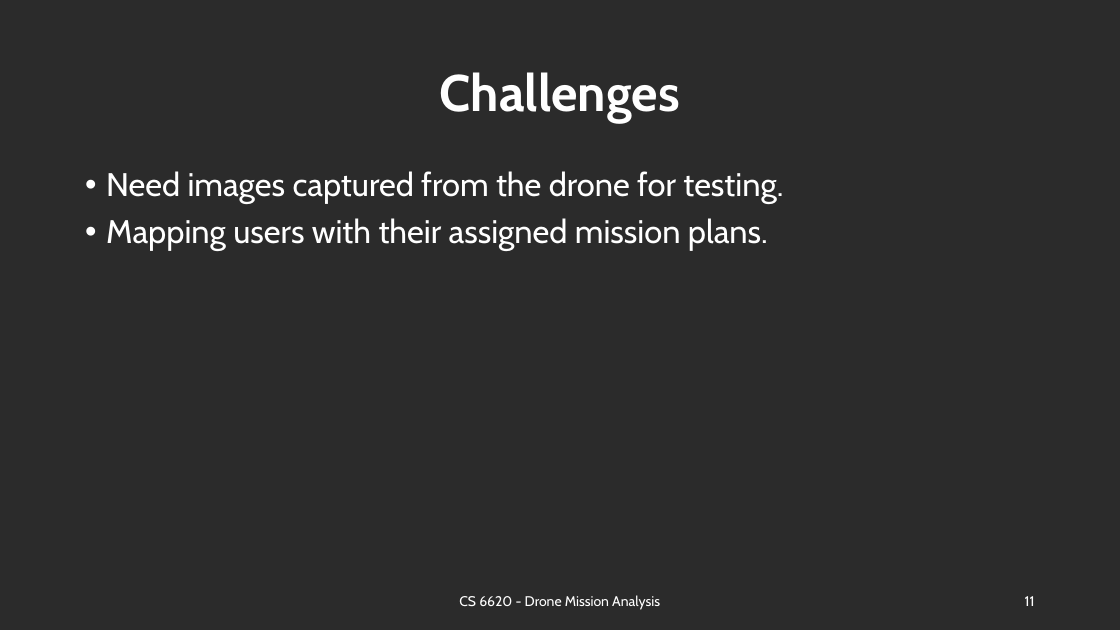
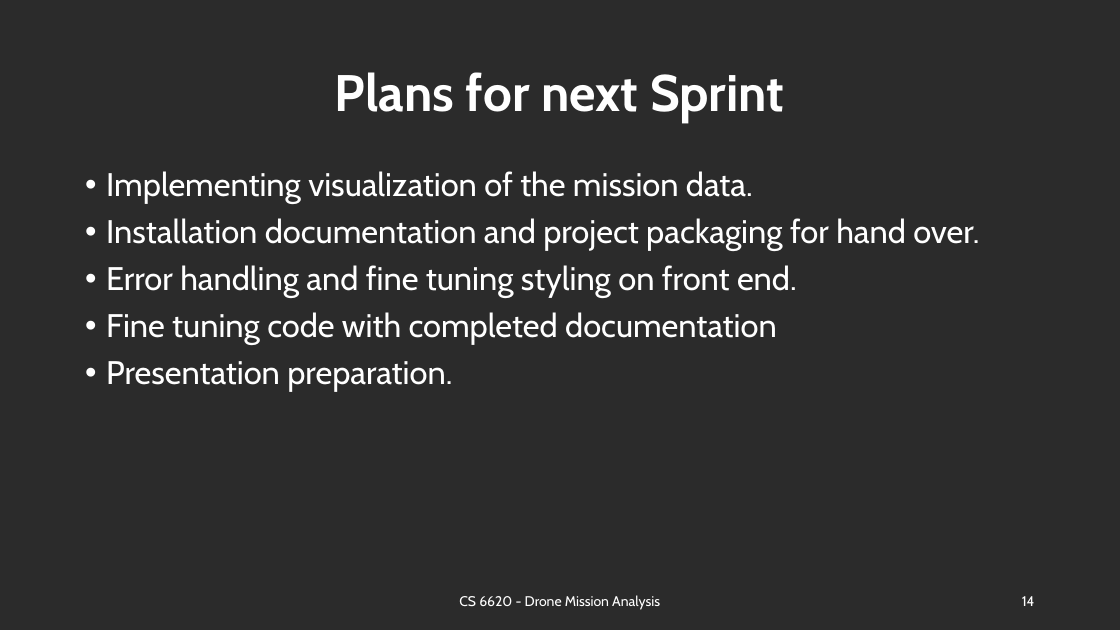
Before and after one commit to BU-NU-CLOUD-SP18/Drone-Mission-Analysis, a slide deck: slide 14 of presentations/Demo5.ppt (slide 11 before the commit). Drawn at 1120x630 pixels with LibreOffice and Linux fonts; fonts in the diff are those of the drawing; background and template pictures are left out; a plain dark background stands for a picture behind light text. Boxes give left, top, right and bottom in pixels: in the first picture for what was removed or moved away, otherwise in the second. Text is boxed around its words. In the diff, an @@ line names an element or a change of style, - is before the commit and + after.

```diff
--- a/presentations/Demo5.ppt
+++ b/presentations/Demo5.ppt
@@ title at box(335, 72, 784, 122): text changed @@
-Challenges
+Plans for next Sprint
@@ text at box(106, 171, 979, 392): text changed @@
-• Need images captured from the drone for testing.
-• Mapping users with their assigned mission plans.
+• Implementing visualization of the mission data.
+• Installation documentation and project packaging for hand over.
+• Error handling and fine tuning styling on front end.
+• Fine tuning code with completed documentation
+• Presentation preparation.
@@ page number at box(1022, 596, 1035, 606): text changed @@
-11
+14
```
Also in this commit, not shown: 9 other slides changed, 3 slides added, 1 slide removed.
